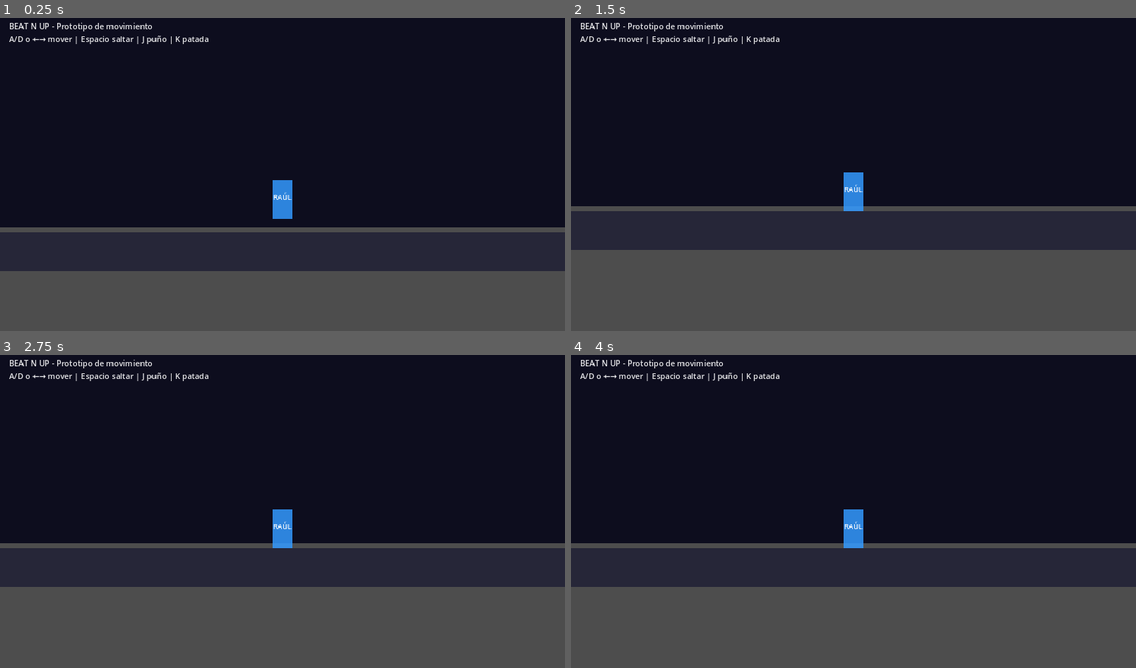
Above: before the commit, frames 1-4 (two rows, left to right).
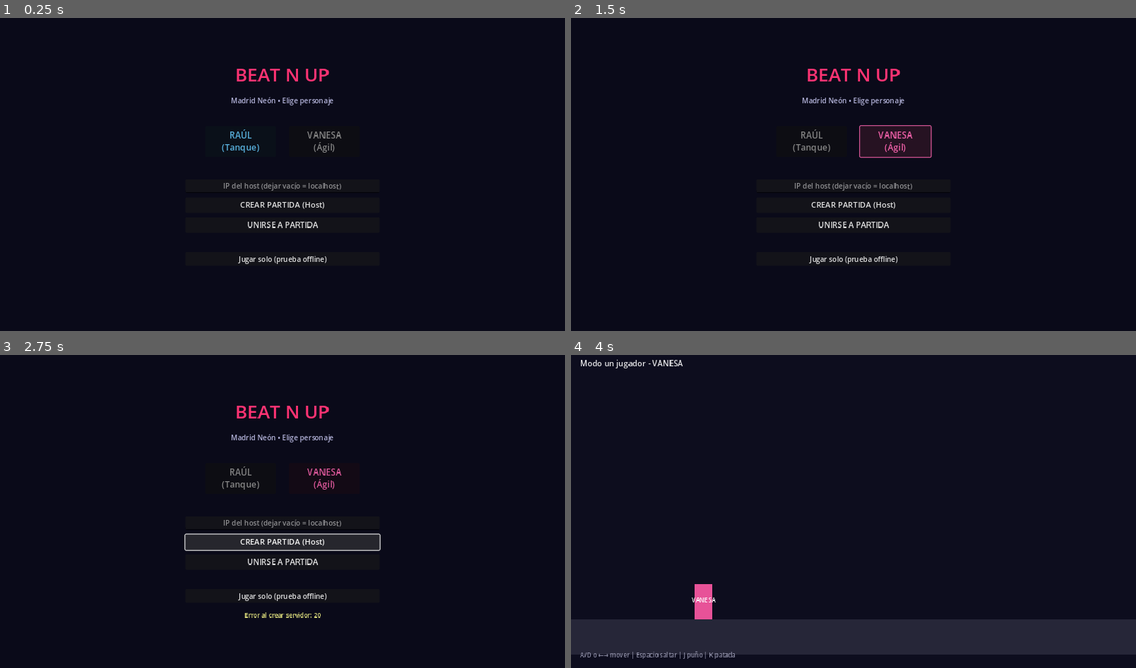
Above: after the commit, the same moments.

Repository: raulrisiberia-sys/BeatnUp
Game: Godot game, scene res://scenes/MainMenu.tscn
Two runs of this game, one before a commit and one after it. Both use one fixed random seed, a clock stepped at 60 frames per second and the inputs below. Before the commit the project starts from res://scenes/Main.tscn.
Inputs (mouse positions are in pixels of both pictures, inside the frame that each line leads up to):
- Up to frame 1 (0.25 s): no input
- Up to frame 2 (1.5 s): click (813, 140) at 0.5 s, where only the run after the commit has a clickable "RAÚL (Tanque)"; click (893, 140) at 1.25 s, where only the run after the commit has a clickable "VANESA (Ágil)"
- Up to frame 3 (2.75 s): click (282, 542) at 2 s, where only the run after the commit has a clickable "CREAR PARTIDA (Host)"
- Up to frame 4 (4 s): click (853, 561) at 2.75 s, where only the run after the commit has a clickable "UNIRSE A PARTIDA"; click (853, 596) at 3.5 s, where only the run after the commit has a clickable "Jugar solo (prueba offline)"

The runs differ from the first frame. In frame 1, 35% of the frame differs, in the area x 0-100%, y 1-100%; in frame 2, 43%; in frame 3, 42%; in frame 4, 41%.

Commit message:
Add character select + LAN multiplayer (Host/Join) + improved player controller

Diff:
--- a/project.godot
+++ b/project.godot
@@ -8,9 +8,13 @@
 
 config/name="Beat n Up"
 config/description="2D side-scrolling beat 'em up set in neon Madrid. Starring Raúl and Vanesa."
-run/main_scene="res://scenes/Main.tscn"
+run/main_scene="res://scenes/MainMenu.tscn"
 config/features=PackedStringArray("4.3", "Mobile")
 config/icon="res://icon.svg"
+
+[autoload]
+
+GameState="*res://scripts/game_state.gd"
 
 [display]
 
--- /dev/null
+++ b/scenes/Game.tscn
@@ -0,0 +1,54 @@
+[gd_scene load_steps=3 format=3 uid="uid://game_beatnup"]
+
+[ext_resource type="Script" path="res://scripts/game.gd" id="1_game"]
+[ext_resource type="PackedScene" uid="uid://player_beatnup" path="res://scenes/Player.tscn" id="2_player"]
+
+[sub_resource type="RectangleShape2D" id="RectangleShape2D_ground"]
+size = Vector2(4000, 80)
+
+[node name="Game" type="Node2D"]
+script = ExtResource("1_game")
+
+[node name="Background" type="ColorRect" parent="."]
+offset_left = -800.0
+offset_top = -300.0
+offset_right = 3200.0
+offset_bottom = 800.0
+color = Color(0.05, 0.05, 0.12, 1)
+
+[node name="Ground" type="StaticBody2D" parent="."]
+position = Vector2(1000, 650)
+collision_layer = 4
+collision_mask = 0
+
+[node name="CollisionShape2D" type="CollisionShape2D" parent="Ground"]
+shape = SubResource("RectangleShape2D_ground")
+
+[node name="GroundVisual" type="ColorRect" parent="Ground"]
+offset_left = -2000.0
+offset_top = -40.0
+offset_right = 2000.0
+offset_bottom = 40.0
+color = Color(0.15, 0.15, 0.22, 1)
+
+[node name="Players" type="Node2D" parent="."]
+
+[node name="UI" type="CanvasLayer" parent="."]
+
+[node name="StatusLabel" type="Label" parent="UI"]
+offset_left = 20.0
+offset_top = 15.0
+offset_right = 700.0
+offset_bottom = 50.0
+theme_override_colors/font_color = Color(1, 1, 1, 0.9)
+theme_override_font_sizes/font_size = 18
+text = "Cargando..."
+
+[node name="HelpLabel" type="Label" parent="UI"]
+offset_left = 20.0
+offset_top = 680.0
+offset_right = 700.0
+offset_bottom = 710.0
+theme_override_colors/font_color = Color(0.7, 0.7, 0.8, 0.8)
+theme_override_font_sizes/font_size = 14
+text = "A/D o ←→ mover | Espacio saltar | J puño | K patada"
--- /dev/null
+++ b/scenes/MainMenu.tscn
@@ -0,0 +1,111 @@
+[gd_scene load_steps=2 format=3 uid="uid://mainmenu_beatnup"]
+
+[ext_resource type="Script" path="res://scripts/main_menu.gd" id="1_menu"]
+
+[node name="MainMenu" type="Control"]
+layout_mode = 3
+anchors_preset = 15
+anchor_right = 1.0
+anchor_bottom = 1.0
+grow_horizontal = 2
+grow_vertical = 2
+script = ExtResource("1_menu")
+
+[node name="Background" type="ColorRect" parent="."]
+layout_mode = 1
+anchors_preset = 15
+anchor_right = 1.0
+anchor_bottom = 1.0
+grow_horizontal = 2
+grow_vertical = 2
+color = Color(0.04, 0.04, 0.1, 1)
+
+[node name="VBox" type="VBoxContainer" parent="."]
+layout_mode = 1
+anchors_preset = 8
+anchor_left = 0.5
+anchor_top = 0.5
+anchor_right = 0.5
+anchor_bottom = 0.5
+offset_left = -220.0
+offset_top = -220.0
+offset_right = 220.0
+offset_bottom = 220.0
+grow_horizontal = 2
+grow_vertical = 2
+theme_override_constants/separation = 18
+
+[node name="Title" type="Label" parent="VBox"]
+layout_mode = 2
+theme_override_colors/font_color = Color(1, 0.2, 0.45, 1)
+theme_override_font_sizes/font_size = 42
+text = "BEAT N UP"
+horizontal_alignment = 1
+
+[node name="Subtitle" type="Label" parent="VBox"]
+layout_mode = 2
+theme_override_colors/font_color = Color(0.7, 0.7, 0.85, 1)
+theme_override_font_sizes/font_size = 16
+text = "Madrid Neón • Elige personaje"
+horizontal_alignment = 1
+
+[node name="Spacer1" type="Control" parent="VBox"]
+custom_minimum_size = Vector2(0, 10)
+layout_mode = 2
+
+[node name="CharacterSelect" type="HBoxContainer" parent="VBox"]
+layout_mode = 2
+theme_override_constants/separation = 30
+alignment = 1
+
+[node name="RaulButton" type="Button" parent="VBox/CharacterSelect"]
+custom_minimum_size = Vector2(160, 70)
+layout_mode = 2
+theme_override_font_sizes/font_size = 20
+text = "RAÚL\n(Tanque)"
+
+[node name="VanesaButton" type="Button" parent="VBox/CharacterSelect"]
+custom_minimum_size = Vector2(160, 70)
+layout_mode = 2
+theme_override_font_sizes/font_size = 20
+text = "VANESA\n(Ágil)"
+
+[node name="Spacer2" type="Control" parent="VBox"]
+custom_minimum_size = Vector2(0, 15)
+layout_mode = 2
+
+[node name="Network" type="VBoxContainer" parent="VBox"]
+layout_mode = 2
+theme_override_constants/separation = 10
+
+[node name="IPInput" type="LineEdit" parent="VBox/Network"]
+layout_mode = 2
+placeholder_text = "IP del host (dejar vacío = localhost)"
+alignment = 1
+
+[node name="HostButton" type="Button" parent="VBox/Network"]
+layout_mode = 2
+theme_override_font_sizes/font_size = 18
+text = "CREAR PARTIDA (Host)"
+
+[node name="JoinButton" type="Button" parent="VBox/Network"]
+layout_mode = 2
+theme_override_font_sizes/font_size = 18
+text = "UNIRSE A PARTIDA"
+
+[node name="Spacer3" type="Control" parent="VBox"]
+custom_minimum_size = Vector2(0, 8)
+layout_mode = 2
+
+[node name="SinglePlayerButton" type="Button" parent="VBox"]
+layout_mode = 2
+theme_override_font_sizes/font_size = 16
+text = "Jugar solo (prueba offline)"
+
+[node name="StatusLabel" type="Label" parent="VBox"]
+layout_mode = 2
+theme_override_colors/font_color = Color(0.9, 0.9, 0.5, 1)
+theme_override_font_sizes/font_size = 14
+text = ""
+horizontal_alignment = 1
+autowrap_mode = 2
--- /dev/null
+++ b/scripts/game.gd
@@ -0,0 +1,56 @@
+extends Node2D
+
+## Escena de juego - spawnea jugadores según modo (offline o LAN)
+
+@onready var players_node: Node2D = $Players
+@onready var status_label: Label = $UI/StatusLabel
+
+var player_scene: PackedScene = preload("res://scenes/Player.tscn")
+
+func _ready() -> void:
+	if GameState.is_online:
+		multiplayer.peer_connected.connect(_on_peer_connected)
+		multiplayer.peer_disconnected.connect(_on_peer_disconnected)
+
+		_spawn_player(multiplayer.get_unique_id(), GameState.selected_character)
+
+		if multiplayer.is_server():
+			status_label.text = "HOST - Esperando al segundo jugador..."
+		else:
+			status_label.text = "CLIENTE - Conectado"
+	else:
+		_spawn_player(1, GameState.selected_character)
+		status_label.text = "Modo un jugador - %s" % GameState.selected_character.to_upper()
+
+func _spawn_player(peer_id: int, character: String) -> void:
+	var player = player_scene.instantiate()
+	player.name = str(peer_id)
+	players_node.add_child(player)
+
+	if peer_id == 1:
+		player.position = Vector2(300, 550)
+	else:
+		player.position = Vector2(500, 550)
+
+	player.setup(character, peer_id)
+	GameState.player_characters[peer_id] = character
+
+func _on_peer_connected(id: int) -> void:
+	print("Peer conectado: ", id)
+	status_label.text = "Jugador conectado! (id %d)" % id
+
+	if multiplayer.is_server():
+		rpc_id(id, "spawn_remote_player", 1, GameState.selected_character)
+
+func _on_peer_disconnected(id: int) -> void:
+	print("Peer desconectado: ", id)
+	var player = players_node.get_node_or_null(str(id))
+	if player:
+		player.queue_free()
+	status_label.text = "Jugador desconectado"
+
+@rpc("any_peer", "reliable")
+func spawn_remote_player(peer_id: int, character: String) -> void:
+	if players_node.has_node(str(peer_id)):
+		return
+	_spawn_player(peer_id, character)
--- /dev/null
+++ b/scripts/game_state.gd
@@ -0,0 +1,10 @@
+extends Node
+
+## Autoload global para datos compartidos entre menú y partida
+
+var selected_character: String = "raul"  # "raul" o "vanesa"
+var is_online: bool = false
+var is_host: bool = false
+
+# Para saber qué personaje eligió cada peer (se sincroniza después)
+var player_characters: Dictionary = {}  # peer_id -> "raul" / "vanesa"
--- /dev/null
+++ b/scripts/main_menu.gd
@@ -0,0 +1,92 @@
+extends Control
+
+## Pantalla de selección de personaje + Host / Join para multijugador local (LAN)
+
+const DEFAULT_PORT := 7777
+const MAX_PLAYERS := 2
+
+@onready var raul_button: Button = $VBox/CharacterSelect/RaulButton
+@onready var vanesa_button: Button = $VBox/CharacterSelect/VanesaButton
+@onready var host_button: Button = $VBox/Network/HostButton
+@onready var join_button: Button = $VBox/Network/JoinButton
+@onready var ip_input: LineEdit = $VBox/Network/IPInput
+@onready var status_label: Label = $VBox/StatusLabel
+@onready var single_button: Button = $VBox/SinglePlayerButton
+
+var selected_character: String = "raul"  # "raul" o "vanesa"
+
+func _ready() -> void:
+	raul_button.pressed.connect(_on_raul_selected)
+	vanesa_button.pressed.connect(_on_vanesa_selected)
+	host_button.pressed.connect(_on_host_pressed)
+	join_button.pressed.connect(_on_join_pressed)
+	single_button.pressed.connect(_on_single_player)
+
+	_update_character_buttons()
+
+	multiplayer.connected_to_server.connect(_on_connected_to_server)
+	multiplayer.connection_failed.connect(_on_connection_failed)
+	multiplayer.server_disconnected.connect(_on_server_disconnected)
+
+func _on_raul_selected() -> void:
+	selected_character = "raul"
+	_update_character_buttons()
+
+func _on_vanesa_selected() -> void:
+	selected_character = "vanesa"
+	_update_character_buttons()
+
+func _update_character_buttons() -> void:
+	raul_button.modulate = Color(0.4, 0.8, 1.0) if selected_character == "raul" else Color(0.6, 0.6, 0.6)
+	vanesa_button.modulate = Color(1.0, 0.4, 0.7) if selected_character == "vanesa" else Color(0.6, 0.6, 0.6)
+
+func _on_single_player() -> void:
+	GameState.selected_character = selected_character
+	GameState.is_online = false
+	get_tree().change_scene_to_file("res://scenes/Game.tscn")
+
+func _on_host_pressed() -> void:
+	var peer := ENetMultiplayerPeer.new()
+	var error := peer.create_server(DEFAULT_PORT, MAX_PLAYERS)
+	if error != OK:
+		status_label.text = "Error al crear servidor: " + str(error)
+		return
+
+	multiplayer.multiplayer_peer = peer
+	GameState.selected_character = selected_character
+	GameState.is_online = true
+	GameState.is_host = true
+	status_label.text = "Servidor creado. Esperando jugador... (puerto %d)" % DEFAULT_PORT
+	_go_to_game()
+
+func _on_join_pressed() -> void:
+	var address := ip_input.text.strip_edges()
+	if address.is_empty():
+		address = "127.0.0.1"
+
+	var peer := ENetMultiplayerPeer.new()
+	var error := peer.create_client(address, DEFAULT_PORT)
+	if error != OK:
+		status_label.text = "Error al conectar: " + str(error)
+		return
+
+	multiplayer.multiplayer_peer = peer
+	GameState.selected_character = selected_character
+	GameState.is_online = true
+	GameState.is_host = false
+	status_label.text = "Conectando a %s..." % address
+
+func _on_connected_to_server() -> void:
+	status_label.text = "¡Conectado! Entrando al juego..."
+	_go_to_game()
+
+func _on_connection_failed() -> void:
+	status_label.text = "Fallo al conectar. Revisa la IP y que el host esté activo."
+
+func _on_server_disconnected() -> void:
+	status_label.text = "Desconectado del servidor."
+	multiplayer.multiplayer_peer = null
+
+func _go_to_game() -> void:
+	await get_tree().create_timer(0.3).timeout
+	get_tree().change_scene_to_file("res://scenes/Game.tscn")
--- a/scripts/player.gd
+++ b/scripts/player.gd
@@ -1,9 +1,9 @@
 extends CharacterBody2D
 class_name Player
 
-## Beat n Up - Player Controller (prototipo)
-## Soporta movimiento lateral, salto y ataques básicos placeholder.
-## Listo para conectar AnimatedSprite2D cuando lleguen los sprites.
+## Beat n Up - Player Controller
+## Soporta multijugador (solo el authority controla el input)
+## Diferentes personajes (Raúl / Vanesa) con colores placeholder
 
 enum State { IDLE, RUN, JUMP, ATTACK, HURT }
 
@@ -16,24 +16,50 @@
 var current_state: State = State.IDLE
 var facing_right: bool = true
 var can_attack: bool = true
+var character: String = "raul"
 
 @onready var sprite: AnimatedSprite2D = $AnimatedSprite2D
 @onready var attack_timer: Timer = $AttackTimer
 @onready var collision: CollisionShape2D = $CollisionShape2D
+@onready var placeholder: ColorRect = $PlaceholderVisual
+@onready var name_label: Label = $PlaceholderVisual/Label
 
 func _ready() -> void:
 	attack_timer.one_shot = true
 	attack_timer.timeout.connect(_on_attack_finished)
-	# Placeholder: si no hay sprites todavía, el ColorRect se ve
-	if sprite.sprite_frames == null or sprite.sprite_frames.get_animation_names().is_empty():
-		print("Player: No hay SpriteFrames todavía. Usando placeholder visual.")
+
+	if name.is_valid_int():
+		set_multiplayer_authority(name.to_int())
+
+	_apply_character_style()
+
+func setup(character_name: String, peer_id: int) -> void:
+	character = character_name
+	name = str(peer_id)
+	set_multiplayer_authority(peer_id)
+	_apply_character_style()
+
+func _apply_character_style() -> void:
+	if not is_inside_tree():
+		return
+	if character == "raul":
+		placeholder.color = Color(0.2, 0.55, 1.0, 0.9)
+		name_label.text = "RAÚL"
+		speed = 260.0
+		jump_velocity = -400.0
+	else:
+		placeholder.color = Color(1.0, 0.35, 0.65, 0.9)
+		name_label.text = "VANESA"
+		speed = 310.0
+		jump_velocity = -440.0
 
 func _physics_process(delta: float) -> void:
-	# Gravedad
+	if not is_multiplayer_authority():
+		return
+
 	if not is_on_floor():
 		velocity.y += gravity * delta
 
-	# Input horizontal
 	var direction := Input.get_axis("move_left", "move_right")
 
 	if current_state != State.ATTACK and current_state != State.HURT:
@@ -48,29 +74,25 @@
 			if is_on_floor() and abs(velocity.x) < 10:
 				current_state = State.IDLE
 
-		# Salto
 		if Input.is_action_just_pressed("jump") and is_on_floor():
 			velocity.y = jump_velocity
 			current_state = State.JUMP
 
-		# Ataques
 		if can_attack and is_on_floor():
 			if Input.is_action_just_pressed("punch"):
 				_start_attack("punch")
 			elif Input.is_action_just_pressed("kick"):
 				_start_attack("kick")
 
-	# Actualizar animación (cuando existan)
 	_update_animation()
-
 	move_and_slide()
 
 func _start_attack(attack_type: String) -> void:
 	current_state = State.ATTACK
 	can_attack = false
-	velocity.x = 0  # Frena durante el ataque (típico beat 'em up)
-	attack_timer.start(0.35)  # Duración placeholder del ataque
-	print("Attack: ", attack_type)  # Aquí luego pondremos hitboxes
+	velocity.x = 0
+	attack_timer.start(0.35)
+	print("[%s] Attack: %s" % [character, attack_type])
 
 func _on_attack_finished() -> void:
 	can_attack = true
@@ -82,6 +104,8 @@
 func _update_facing() -> void:
 	if sprite:
 		sprite.flip_h = not facing_right
+	if placeholder:
+		placeholder.scale.x = 1.0 if facing_right else -1.0
 
 func _update_animation() -> void:
 	if sprite == null or sprite.sprite_frames == null:
@@ -89,26 +113,19 @@
 
 	var anim := "idle"
 	match current_state:
-		State.IDLE:
-			anim = "idle"
-		State.RUN:
-			anim = "run"
-		State.JUMP:
-			anim = "jump"
-		State.ATTACK:
-			anim = "punch"  # o "kick" según el tipo
-		State.HURT:
-			anim = "hurt"
+		State.IDLE: anim = "idle"
+		State.RUN: anim = "run"
+		State.JUMP: anim = "jump"
+		State.ATTACK: anim = "punch"
+		State.HURT: anim = "hurt"
 
 	if sprite.animation != anim and sprite.sprite_frames.has_animation(anim):
 		sprite.play(anim)
 
-## Llamar desde fuera cuando recibamos daño
 func take_damage(_amount: int = 1) -> void:
 	if current_state == State.HURT:
 		return
 	current_state = State.HURT
-	velocity.x = -150 if facing_right else 150  # Knockback simple
-	# Aquí más tarde: parpadeo, invencibilidad, etc.
+	velocity.x = -180 if facing_right else 180
 	await get_tree().create_timer(0.4).timeout
 	current_state = State.IDLE
